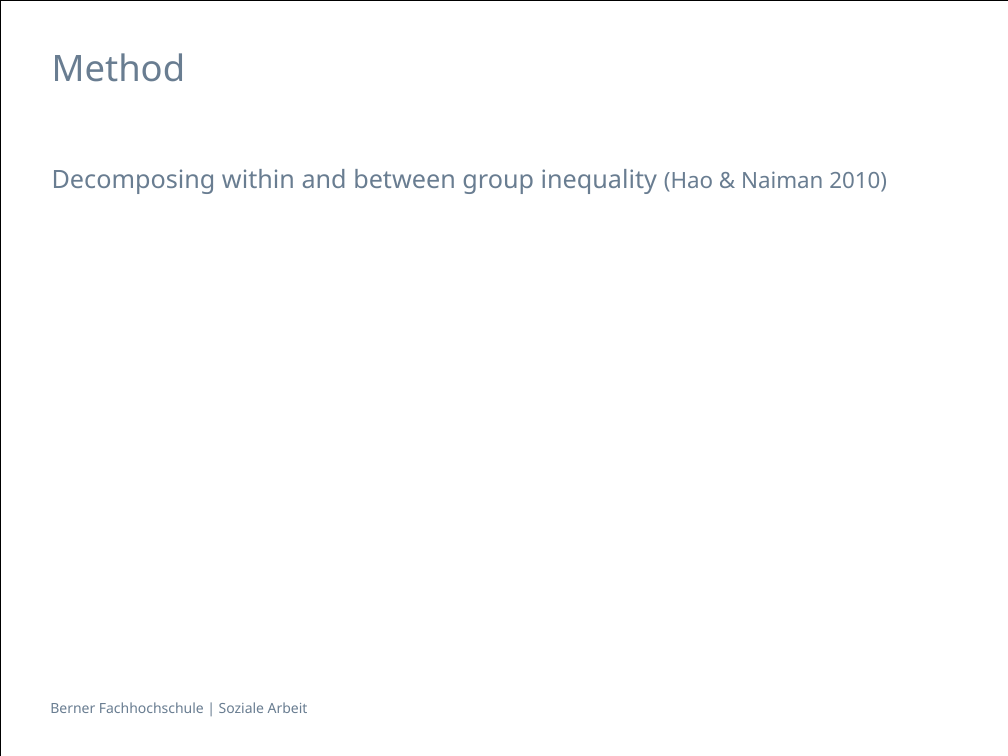
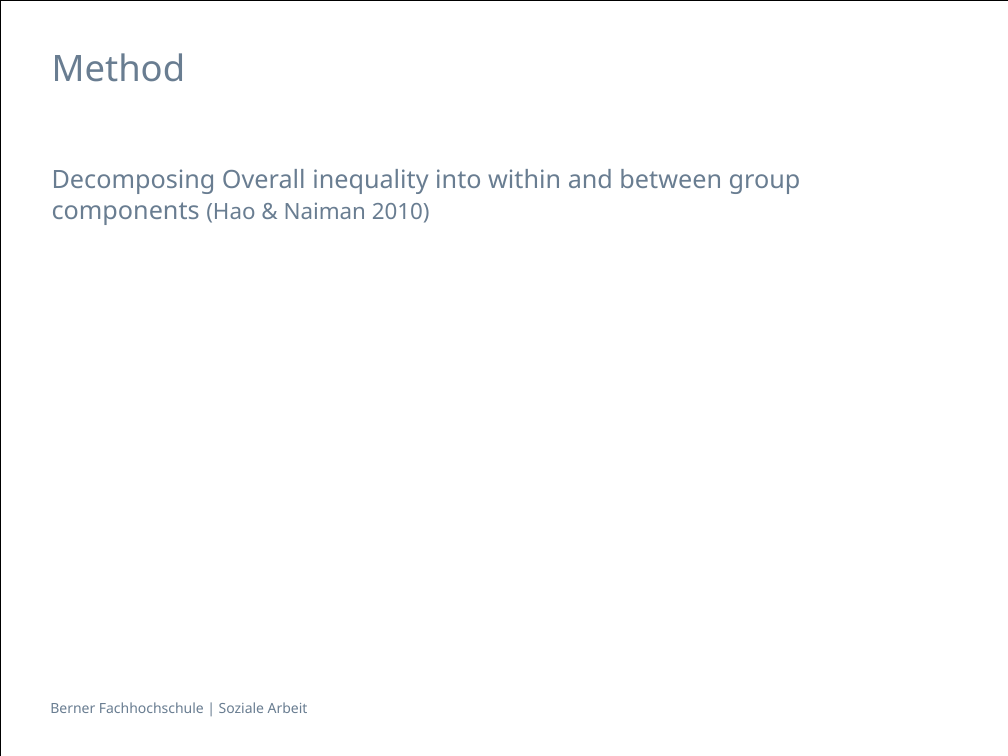
Before and after one commit to hackstutz/neuchatel, a slide deck: slide 8 of presentation/Inequality by Demographic Factors_V3.pptx. Drawn at 1008x756 pixels with LibreOffice and Linux fonts; fonts in the diff are those of the drawing; grey boxes stand for pictures. Boxes give left, top, right and bottom in pixels: in the first picture for what was removed or moved away, otherwise in the second. Text is boxed around its words. In the diff, an @@ line names an element or a change of style, - is before the commit and + after.

```diff
--- a/presentation/Inequality by Demographic Factors_V3.pptx
+++ b/presentation/Inequality by Demographic Factors_V3.pptx
@@ text at (52,169,801,225): text changed @@
-Decomposing within and between group inequality (Hao & Naiman 2010)
+Decomposing Overall inequality into within and between group components (Hao & Naiman 2010)
```
Also in this commit, not shown: 2 other slides changed.
